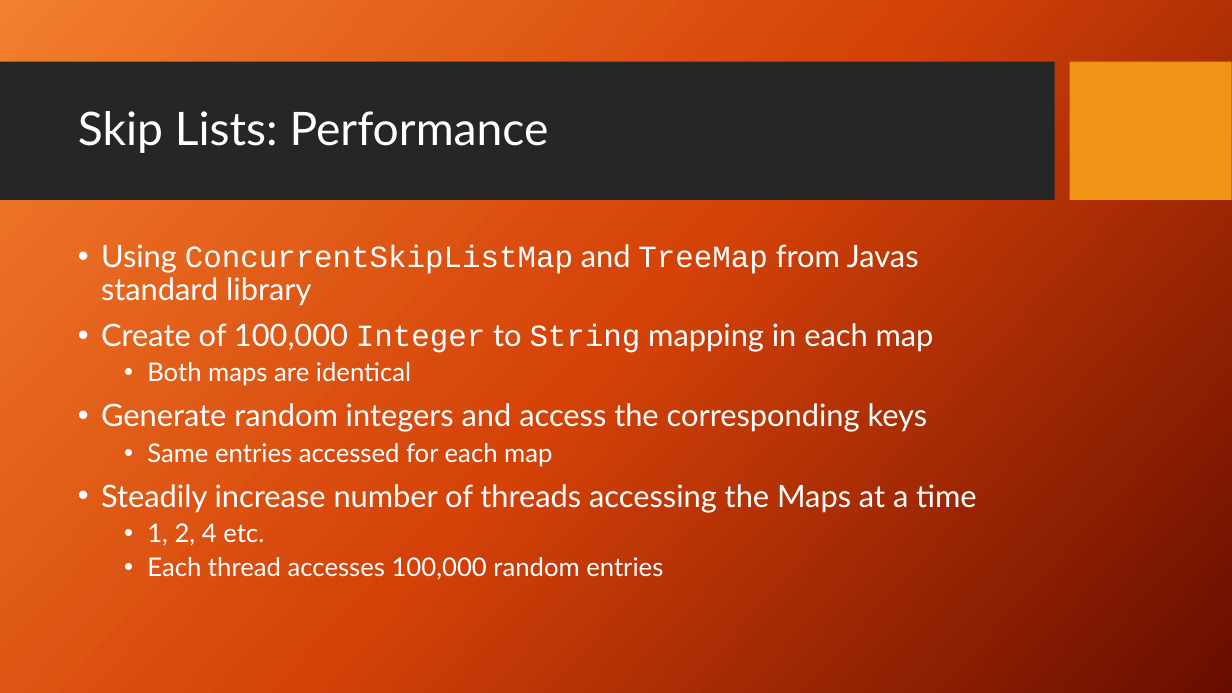
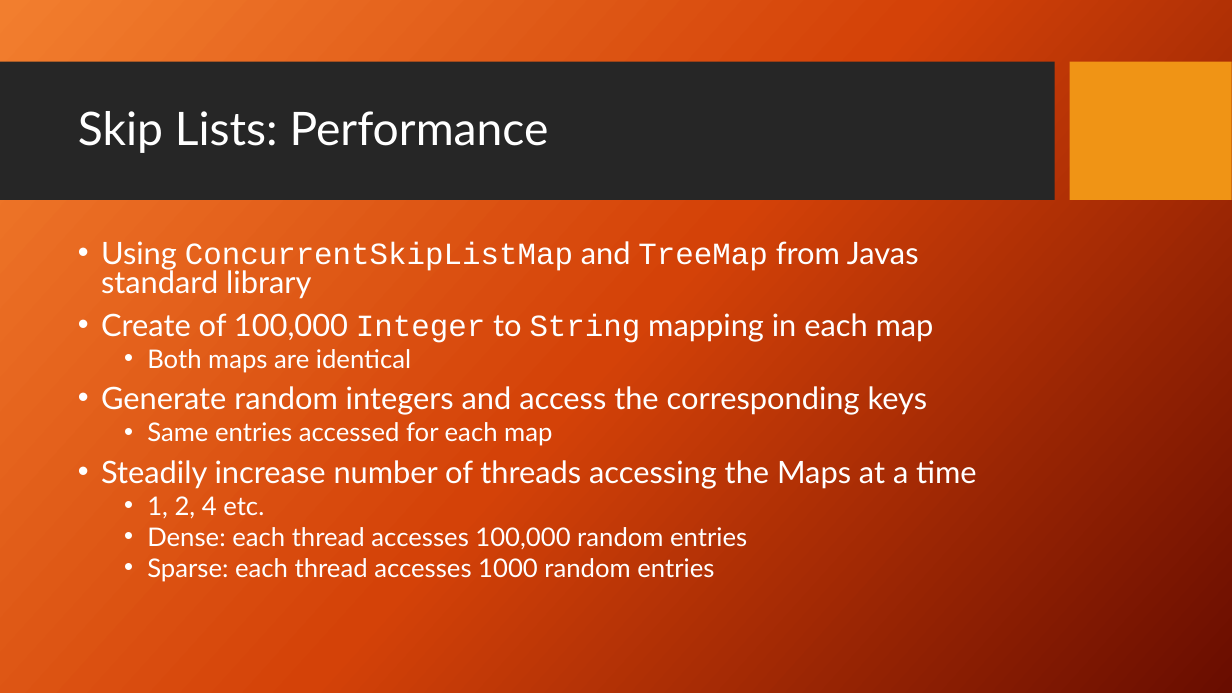
Before and after one commit to DroidX86/skip-stats, a slide deck: slide 36 of seminar.pptx. Drawn at 1232x693 pixels with LibreOffice and Linux fonts; fonts in the diff are those of the drawing; background and template pictures are left out. Boxes give left, top, right and bottom in pixels: in the first picture for what was removed or moved away, otherwise in the second. Text is boxed around its words. In the diff, an @@ line names an element or a change of style, - is before the commit and + after.

```diff
--- a/seminar.pptx
+++ b/seminar.pptx
@@ text at bbox=[101, 241, 977, 519]: line spacing 0.9 to 0.8 @@
@@ text at bbox=[147, 527, 747, 582]: text changed @@
-  • Each thread accesses 100,000 random entries
+  • Dense: each thread accesses 100,000 random entries
+  • Sparse: each thread accesses 1000 random entries
```
Also in this commit, not shown: 3 other slides changed, 3 slides added, 1 slide removed, 6 other files.
